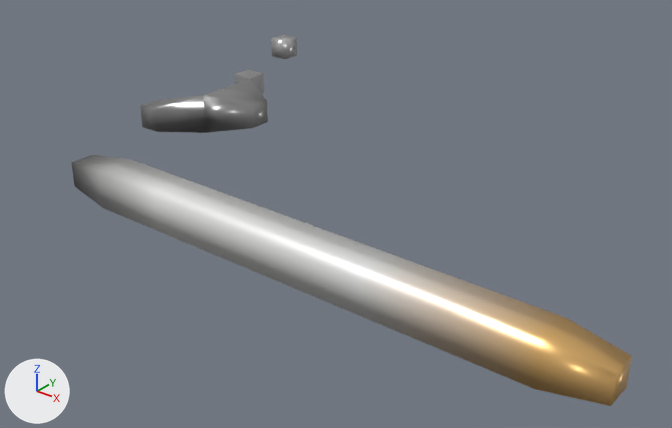
The glTF model glb/smooth/1001-2000/1371.glb: old version first, new version second.
The view is the same before and after, from a camera (50 mm lens) standing at (0.3433, -0.4833, 0.2637) and looking at (-0.0139, -0.0368, -0.0131). The lights are fixed; the arrows at lower left show +X, +Y and +Z. Vertices at the same position are counted once.
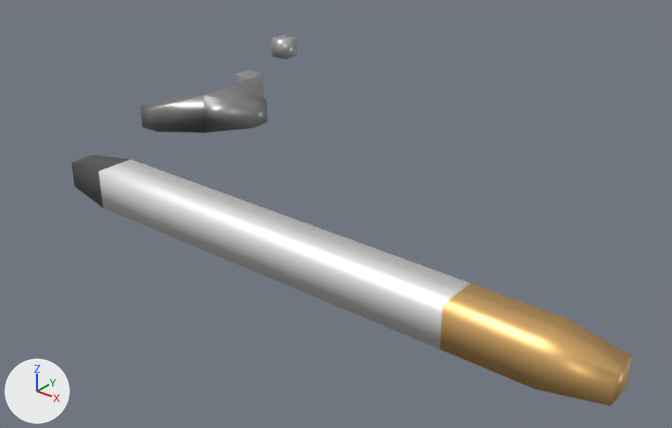
The change in detail:
me_mesh_0 is used by ob_mesh_0; location (0.0, 0.0, 0.0).
me_mesh_0 had 56 vertices, 100 faces and spanned x -0.233..0.233, y -0.163..0.158, z 0.01..0.04.
me_mesh_0 now has 52 vertices, 92 faces and spans x -0.233..0.233, y -0.163..0.158, z 0.01..0.04.
Part 1, on me_mesh_0:
4 vertices are removed from x 0.1, y -0.163..-0.138, z 0.013..0.038.
16 faces are deleted.
8 new faces join them.
me_mesh_0 part 2: 49 kept faces spanning x -0.183..0.2, y -0.163..0.058, z 0.01..0.04 get new vertex colours.

What differs and where, as boxes (x1, y1, x2, y2) in the pictures (672 x 428 px):
part 1 of me_mesh_0, cut back: (153, 179, 470, 349) in both
part 2 of me_mesh_0, recoloured: (74, 93, 548, 375) in both
